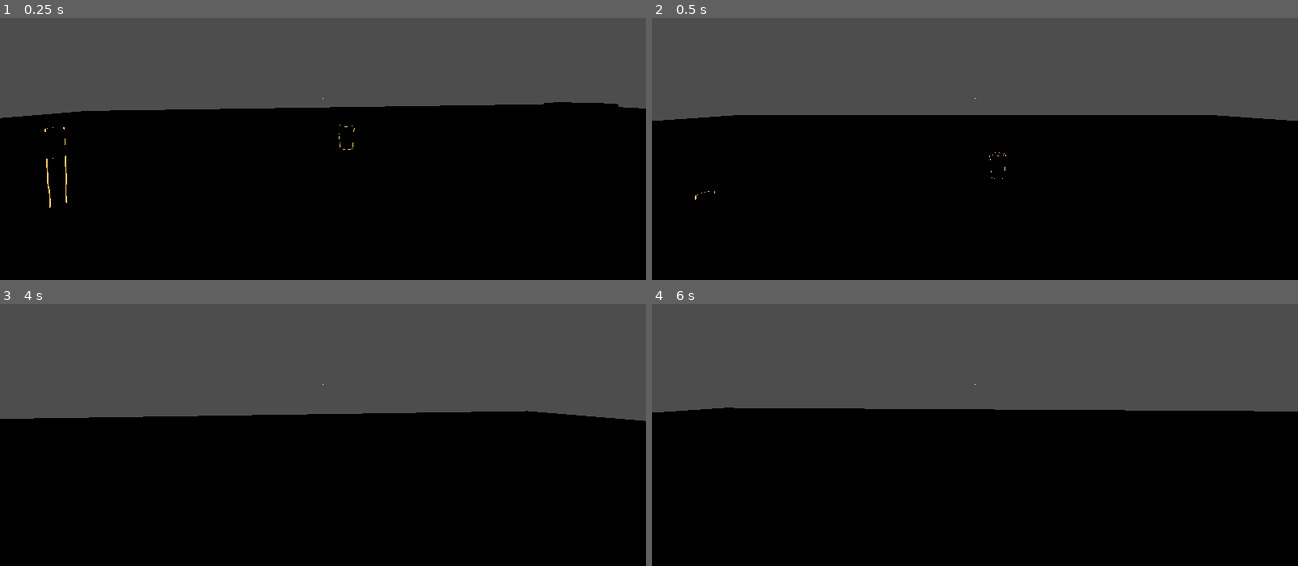
Above: before the commit, frames 1-4 (two rows, left to right).
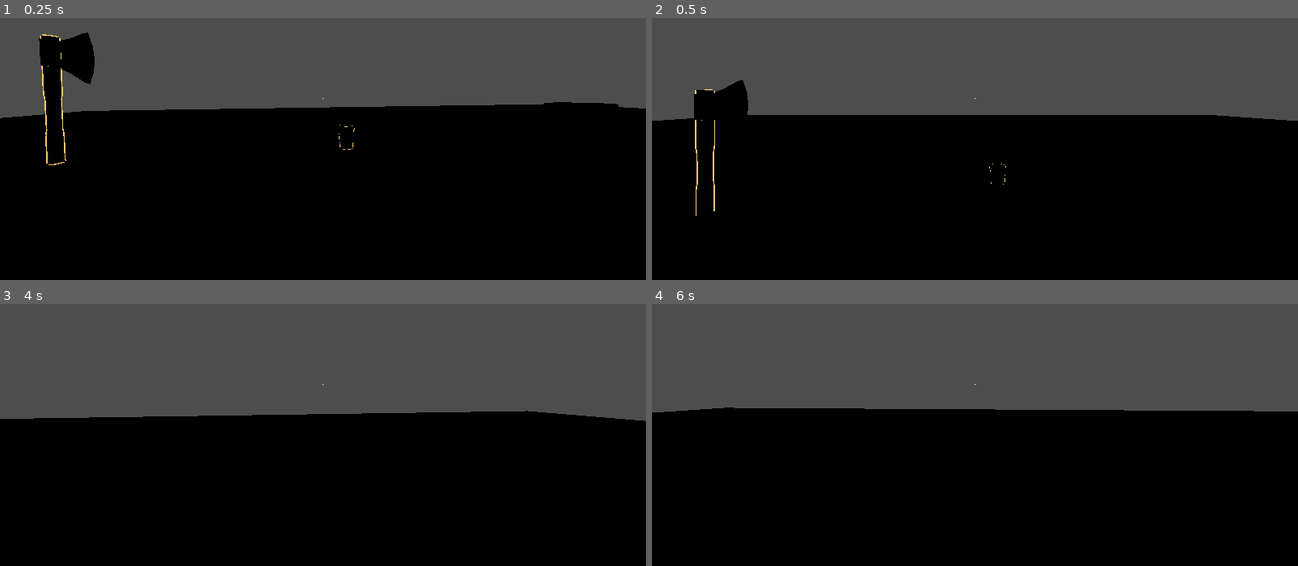
Above: after the commit, the same moments.

Repository: hamgoblin45/Fascism-Sim
Game: Godot game, scene res://main.tscn
Same seed, same stepped clock (60 frames per second), same inputs: the game is played once before the commit and once after it.
Inputs (mouse positions are in pixels of both pictures, inside the frame that each line leads up to):
- Up to frame 1 (0.25 s): no input
- Up to frame 2 (0.5 s): no input
- Up to frame 3 (4 s): tap Enter at 0.5 s; move the mouse to (355, 382) at 0.52 s; hold W (move_forward) from 0.53 s (still down); click (355, 382) at 0.6 s; tap Space (jump) at 0.77, 1.52, 2.75, 3.02, 3.77 s; move the mouse to (290, 385) at 1.27 s; tap C (crouch) at 1.35 s; move the mouse to (335, 377) at 2.02 s; tap E (interact) at 2.1 s; move the mouse to (316, 390) at 2.77 s; right-click (316, 390) at 2.85 s; move the mouse to (368, 387) at 3.52 s; tap Shift (sprint) at 3.6 s
- Up to frame 4 (6 s): move the mouse to (923, 379) at 4.27 s; click (923, 379) at 4.35 s; tap Space (jump) at 4.52 s; move the mouse to (981, 385) at 5.02 s; tap C (crouch) at 5.1 s; tap Enter at 5.75 s; move the mouse to (949, 377) at 5.77 s; release W (move_forward) at 5.78 s; hold D (move_right) from 5.78 s (still down); tap E (interact) at 5.85 s

The runs differ from the first frame. In frame 1, 1.8% of the frame differs, in the area x 6-15%, y 5-73%; in frame 2, 1.1%; in frame 3, less than 0.1%; in frame 4, less than 0.1%.

Commit message:
Working on grabbable collision

Diff:
--- a/Interactables/fasc-sim-interact/Items/grabbable.tscn
+++ b/Interactables/fasc-sim-interact/Items/grabbable.tscn
@@ -15,8 +15,6 @@
 size = Vector3(0.33496094, 0.44506836, 0.4885254)
 
 [node name="Grabbable" type="RigidBody3D"]
-collision_layer = 5
-collision_mask = 5
 lock_rotation = true
 script = ExtResource("1_2uhas")
 
--- a/Interactables/fasc-sim-interact/main.tscn
+++ b/Interactables/fasc-sim-interact/main.tscn
@@ -1,16 +1,22 @@
-[gd_scene load_steps=17 format=4 uid="uid://cw6voe3e73him"]
+[gd_scene load_steps=21 format=4 uid="uid://cw6voe3e73him"]
 
 [ext_resource type="PackedScene" uid="uid://cc1m2a1obsyn4" path="res://Player/character.tscn" id="1_ig7tw"]
 [ext_resource type="PackedScene" uid="uid://d3jlrqbf4beyk" path="res://Items/interactable.tscn" id="2_0xm2m"]
-[ext_resource type="PackedScene" uid="uid://j22i50g5odp8" path="res://Items/grabbable.tscn" id="3_h2yge"]
 [ext_resource type="Material" uid="uid://c3rhvr6bla26v" path="res://Shaders/interact_outline_shader_material.tres" id="4_5vw27"]
 [ext_resource type="AudioStream" uid="uid://b1fxygtu6jhbr" path="res://Audio/switch_on.mp3" id="4_272bh"]
 [ext_resource type="Script" uid="uid://bfieu26yk2f26" path="res://Items/lamp.gd" id="4_lquwl"]
 [ext_resource type="PackedScene" uid="uid://7tyb052ddhfs" path="res://Items/Meshes/lamp.gltf" id="5_7mycd"]
+[ext_resource type="Script" uid="uid://0gvfijpq5qdy" path="res://Items/grabbable.gd" id="6_kek77"]
 [ext_resource type="PackedScene" uid="uid://baot8cx26xrnf" path="res://Items/Meshes/coffee_cup.gltf" id="7_272bh"]
 
 [sub_resource type="BoxShape3D" id="BoxShape3D_7mycd"]
 size = Vector3(0.5917969, 1.4990234, 0.54785156)
+
+[sub_resource type="BoxShape3D" id="BoxShape3D_kek77"]
+size = Vector3(0.14453125, 1.9261475, 0.18554688)
+
+[sub_resource type="BoxShape3D" id="BoxShape3D_4c57u"]
+size = Vector3(0.14453125, 1.9261475, 0.18554688)
 
 [sub_resource type="StandardMaterial3D" id="StandardMaterial3D_kek77"]
 blend_mode = 4
@@ -87,6 +93,12 @@
 }]
 blend_shape_mode = 0
 shadow_mesh = SubResource("ArrayMesh_6oqe8")
+
+[sub_resource type="BoxShape3D" id="BoxShape3D_2uhas"]
+size = Vector3(0.33496094, 0.44506836, 0.4885254)
+
+[sub_resource type="BoxShape3D" id="BoxShape3D_5vw27"]
+size = Vector3(0.24438477, 0.45837402, 0.25219727)
 
 [node name="Main" type="Node3D"]
 
@@ -153,10 +165,22 @@
 
 [node name="lamp" parent="Lamp" instance=ExtResource("5_7mycd")]
 
-[node name="Axe" parent="." instance=ExtResource("3_h2yge")]
-unique_name_in_owner = true
-transform = Transform3D(1, 0, 0, 0, 1, 0, 0, 0, 1, -4.0742135, 0, -3.5710645)
-collision_layer = 1
+[node name="Axe" type="RigidBody3D" parent="."]
+unique_name_in_owner = true
+transform = Transform3D(1, 0, 0, 0, 1, 0, 0, 0, 1, -4.0742135, 1.1867695, -3.5710645)
+lock_rotation = true
+script = ExtResource("6_kek77")
+
+[node name="CollisionShape3D" type="CollisionShape3D" parent="Axe"]
+transform = Transform3D(1, 0, 0, 0, 1, 0, 0, 0, 1, 0, 0.7923031, 0)
+shape = SubResource("BoxShape3D_kek77")
+
+[node name="Interactable" parent="Axe" instance=ExtResource("2_0xm2m")]
+unique_name_in_owner = true
+
+[node name="CollisionShape3D" parent="Axe/Interactable" index="0"]
+transform = Transform3D(1, 0, 0, 0, 1, 0, 0, 0, 1, 0, 0.74053955, 0)
+shape = SubResource("BoxShape3D_4c57u")
 
 [node name="axe" type="Node3D" parent="Axe"]
 
@@ -171,11 +195,21 @@
 mesh = SubResource("ArrayMesh_visxy")
 skeleton = NodePath("")
 
-[node name="Cup" parent="." instance=ExtResource("3_h2yge")]
+[node name="Cup" type="RigidBody3D" parent="."]
 transform = Transform3D(1, 0, 0, 0, 1, 0, 0, 0, 1, 0.4491918, 0.9, -4.6682873)
-
-[node name="Interactable" parent="Cup" index="2"]
+lock_rotation = true
+script = ExtResource("6_kek77")
+
+[node name="CollisionShape3D" type="CollisionShape3D" parent="Cup"]
+transform = Transform3D(1, 0, 0, 0, 1, 0, 0, 0, 1, 0, 0.22616684, 0)
+shape = SubResource("BoxShape3D_2uhas")
+
+[node name="Interactable" parent="Cup" instance=ExtResource("2_0xm2m")]
 id = "cup"
+
+[node name="CollisionShape3D" parent="Cup/Interactable" index="0"]
+transform = Transform3D(1, 0, 0, 0, 1, 0, 0, 0, 1, 0, 0.22576904, 0)
+shape = SubResource("BoxShape3D_5vw27")
 
 [node name="coffee_cup" parent="Cup" instance=ExtResource("7_272bh")]
 
@@ -183,8 +217,6 @@
 material_overlay = ExtResource("4_5vw27")
 
 [editable path="Lamp/Interactable"]
-[editable path="Axe"]
 [editable path="Axe/Interactable"]
-[editable path="Cup"]
 [editable path="Cup/Interactable"]
 [editable path="Cup/coffee_cup"]
